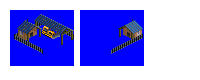
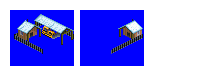
Revision of a layered 200x80 image; what changed, layer by layer:
renamed "Layer 1" to "snow", showed it, moved it above "fence", painted on it over [left=17, top=14, right=74, bottom=34]
renamed "scrap pile 1 copy" to "snow", showed it, moved it above "fence copy 2", painted on it over [left=118, top=20, right=143, bottom=34]
